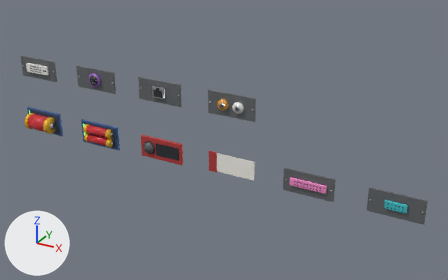
The glTF model public/assets/models/bomb_widgets.glb: old version first, new version second.
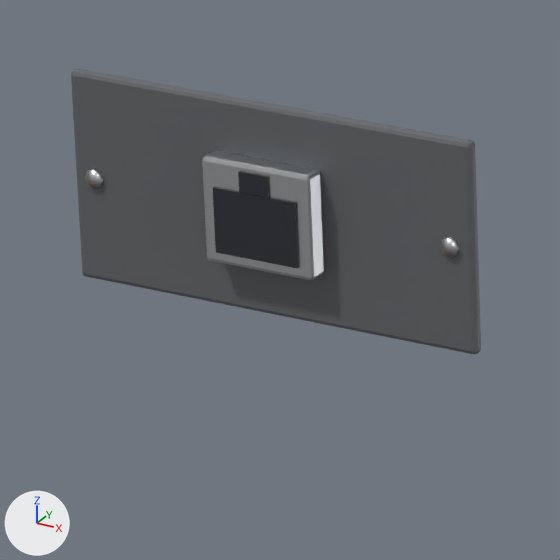
The first picture shows the older version from a 50 mm lens placed at (3.31, -5.38, 5.18), pointed at (0.33, 0.05, 2.46). The close-ups show the older and then the newer version on the part from 29% to 42% of the width and 25% to 46% of the height of that picture. Only the edits that show in the close-ups are written down. Arrows for +X, +Y and +Z are at lower left; the lights stay in place. Where no turn or scale is listed for an object, it has been applied to the vertices. Vertices at exactly the same position are counted once.

Objects in the first close-up: 'port_rj45_1', 'port_rj45_4', 'port_rj45_5', 'port_rj45_6' and 2 more.
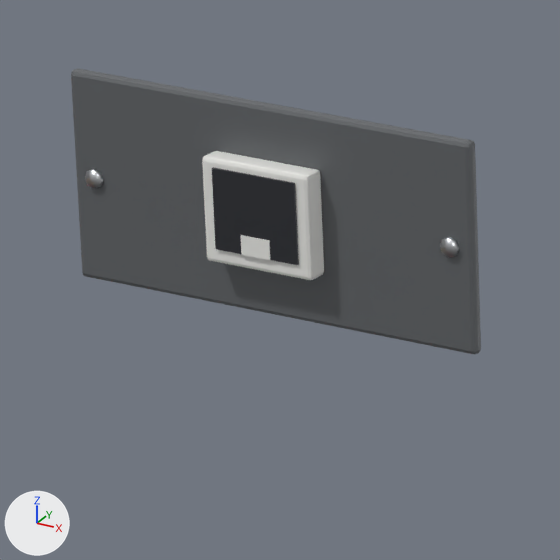
The change, as JSON lines over the scene's bpy script:
```json
{"block": "me_cube_141", "where": "me_cube_141.from_pydata(...)  # 56 vertices, 108 faces; spans x -0.075..0.075, y -0.015..0.015, z -0.065..0.065"}
{"op": "remove", "block": "me_cube_141", "code": "me_cube_141.materials.append(mat_wid_steel)  # light grey #dadddf"}
{"op": "add", "block": "me_cube_141", "code": "me_cube_141.materials.append(mat_wid_white)  # white #ededea"}
{"block": "me_cube_142", "where": "# used by ob_port_rj45_5; location = (-0.45, -0.046, 2.89)"}
{"op": "remove", "block": "me_cube_142", "code": "me_cube_142.from_pydata(...)  # 8 vertices, 12 faces; spans x -0.0575..0.0575, y -0.002..0.002, z -0.04..0.04"}
{"op": "add", "block": "me_cube_142", "code": "me_cube_142.from_pydata(...)  # 8 vertices, 12 faces; spans x -0.0575..0.0575, y -0.002..0.002, z -0.036..0.064"}
{"block": "me_cube_142", "change": "me_cube_142 part 1: the whole mesh is rebuilt"}
{"block": "me_cube_143", "where": "# used by ob_port_rj45_6; location = (-0.45, -0.046, 2.943)"}
{"op": "remove", "block": "me_cube_143", "code": "me_cube_143.from_pydata(...)  # 8 vertices, 12 faces; spans x -0.02..0.02, y -0.002..0.002, z -0.0125..0.0125"}
{"op": "remove", "block": "me_cube_143", "code": "me_cube_143.materials.append(mat_wid_dark)  # black #27292f"}
{"op": "add", "block": "me_cube_143", "code": "me_cube_143.from_pydata(...)  # 8 vertices, 12 faces; spans x -0.02..0.02, y -0.003..0.0, z -0.089..-0.065"}
{"block": "me_cube_143", "change": "me_cube_143 part 2: 8 vertices added at x -0.02..0.02, y -0.003..0.0, z -0.089..-0.065, forming a box"}
{"block": "me_cube_143", "change": "other edits to the shape of me_cube_143 do not show in these pictures"}
{"op": "add", "block": "me_cube_143", "code": "me_cube_143.materials.append(mat_wid_white)  # white #ededea"}
```

Changed parts and their boxes [x1, y1, x2, y2] in the close-ups (560 x 560 px):
```json
{"object": "port_rj45_4", "change": "recoloured", "before": [202, 151, 324, 280], "after": [202, 151, 324, 280], "on screen": "light grey to white"}
{"object": "port_rj45_5", "change": "reshaped", "before": [213, 187, 299, 268], "after": [212, 167, 299, 265], "on screen": "21% taller"}
{"part": 2, "of": "me_cube_143", "change": "added", "after": [241, 235, 270, 260]}
```
